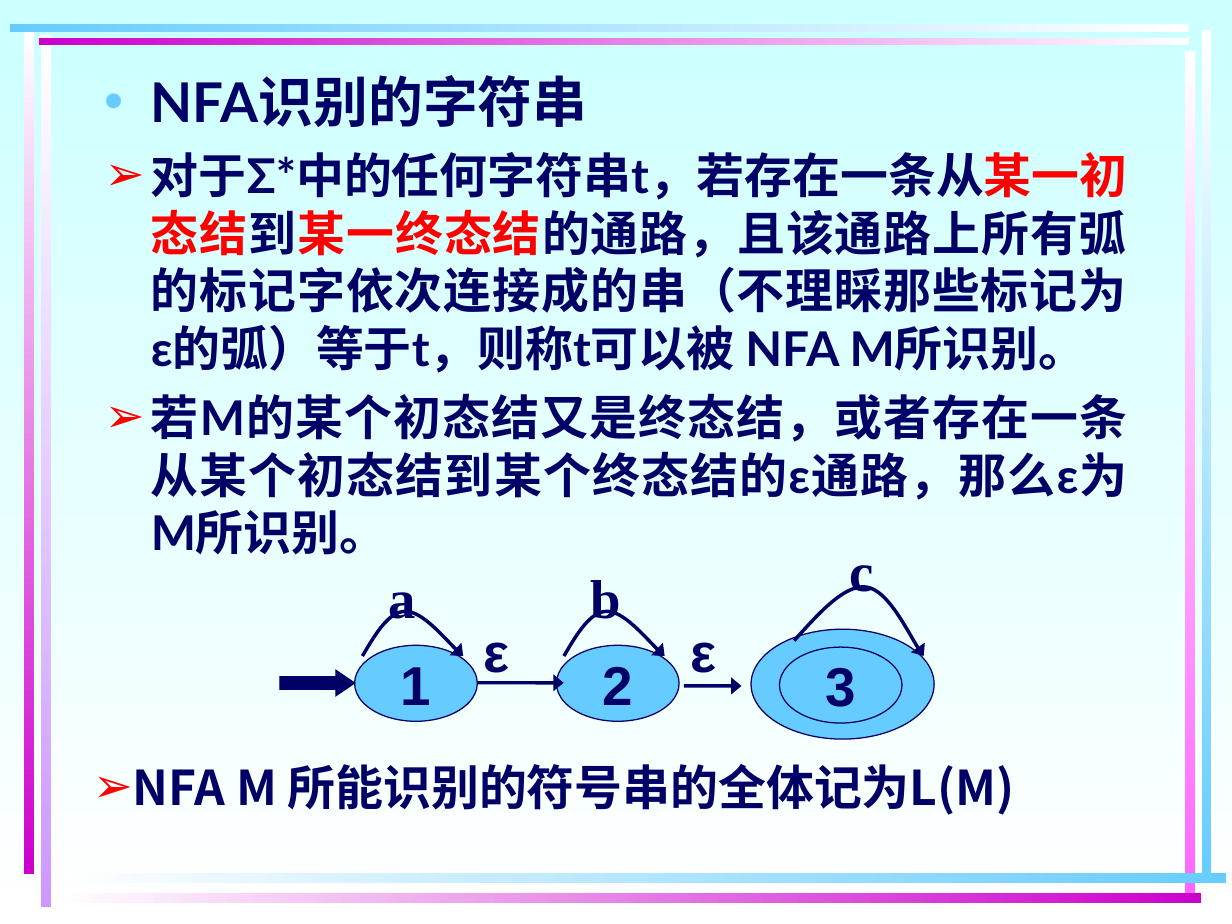
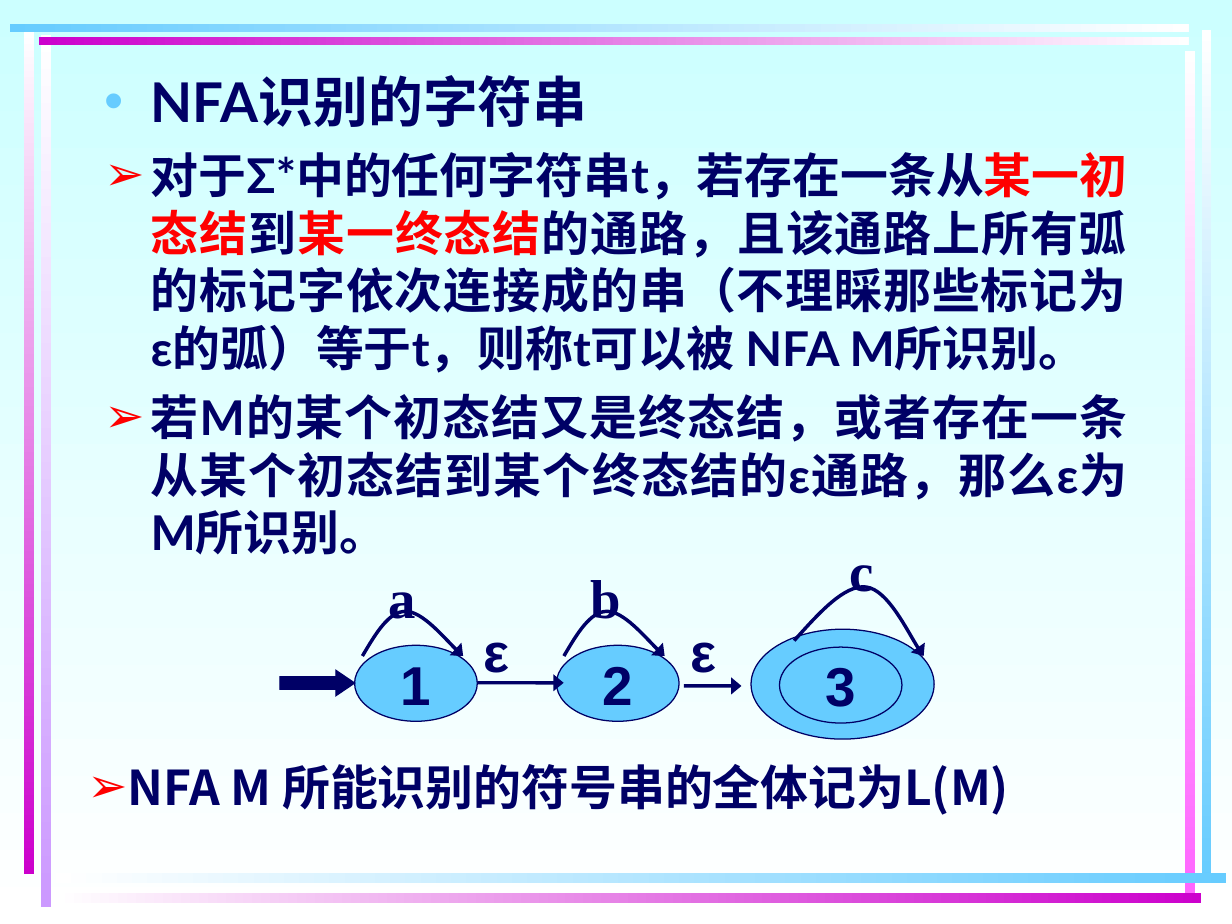
Before and after one commit to IACJ/scut-Courses, a slide deck: slide 29 of 《编译原理》/课件/编译原理课件/第4章 词法分析.ppt. Drawn at 1232x924 pixels with LibreOffice and Linux fonts; fonts in the diff are those of the drawing. Boxes give left, top, right and bottom in pixels: in the first picture for what was removed or moved away, otherwise in the second. Text is boxed around its words. In the diff, an @@ line names an element or a change of style, - is before the commit and + after.

```diff
--- a/《编译原理》/课件/编译原理课件/第4章 词法分析.ppt
+++ b/《编译原理》/课件/编译原理课件/第4章 词法分析.ppt
@@ text "NFA M 所能识别的符号串的全体记为L(M)" moved from (x1=133, y1=764, x2=1015, y2=815) to (x1=127, y1=764, x2=1009, y2=815) @@
```
Also in this commit, not shown: 77 other slides changed, 14 other files.
